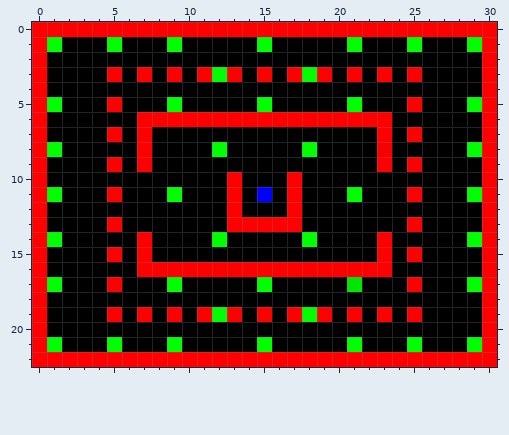
Two states of a pixel-art sprite, InsertCoolName/imgs/Level1.png. This is how it looked before the edit.
The file is 31x23 pixels. Colours within 5 levels of each other are drawn and written as one.
The result:
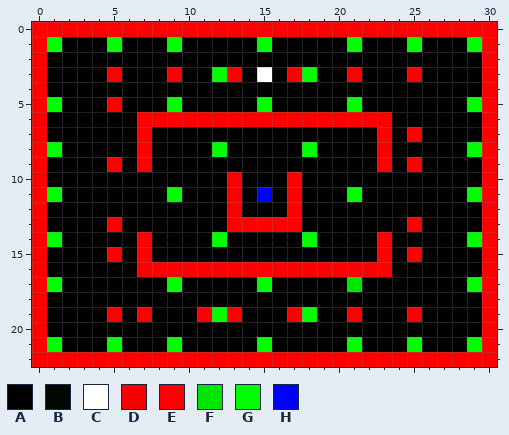
Palette (. is transparent): A #000000  B #000600  C #ffffff  D #f60000  E #ff0000  F #00e600  G #00ff00  H #0000ff
Changes in this commit:
Colour E becomes colour A in row 3 at x 7, 11, 19 and 23; in row 5 at x 25; in row 7 at x 5; in row 11 at x 5 and 25; in row 17 at x 5 and 25; in row 19 at x 9, 15, 19 and 23.
Colour E becomes colour C in row 3 at x 15.
